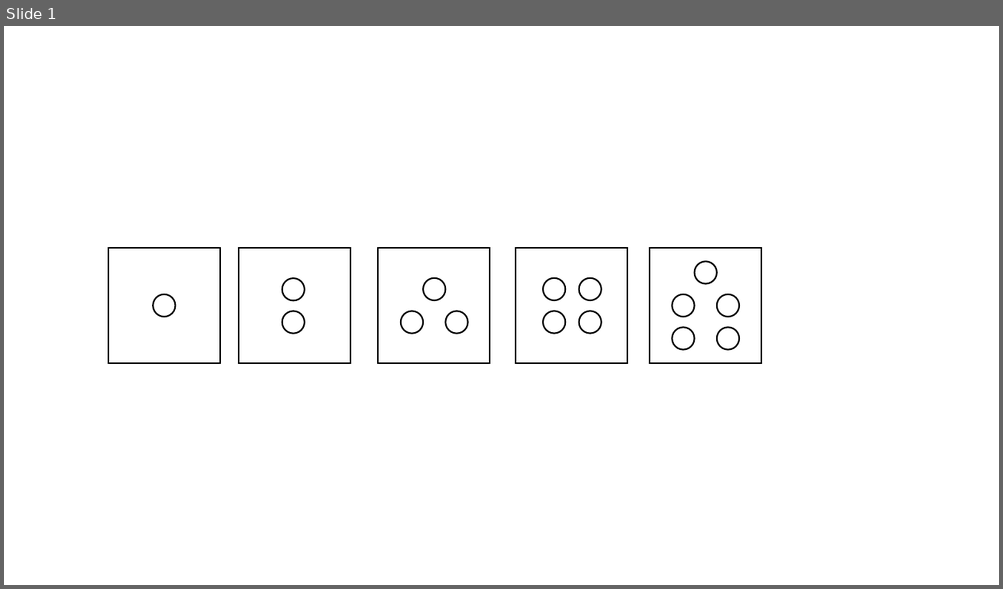
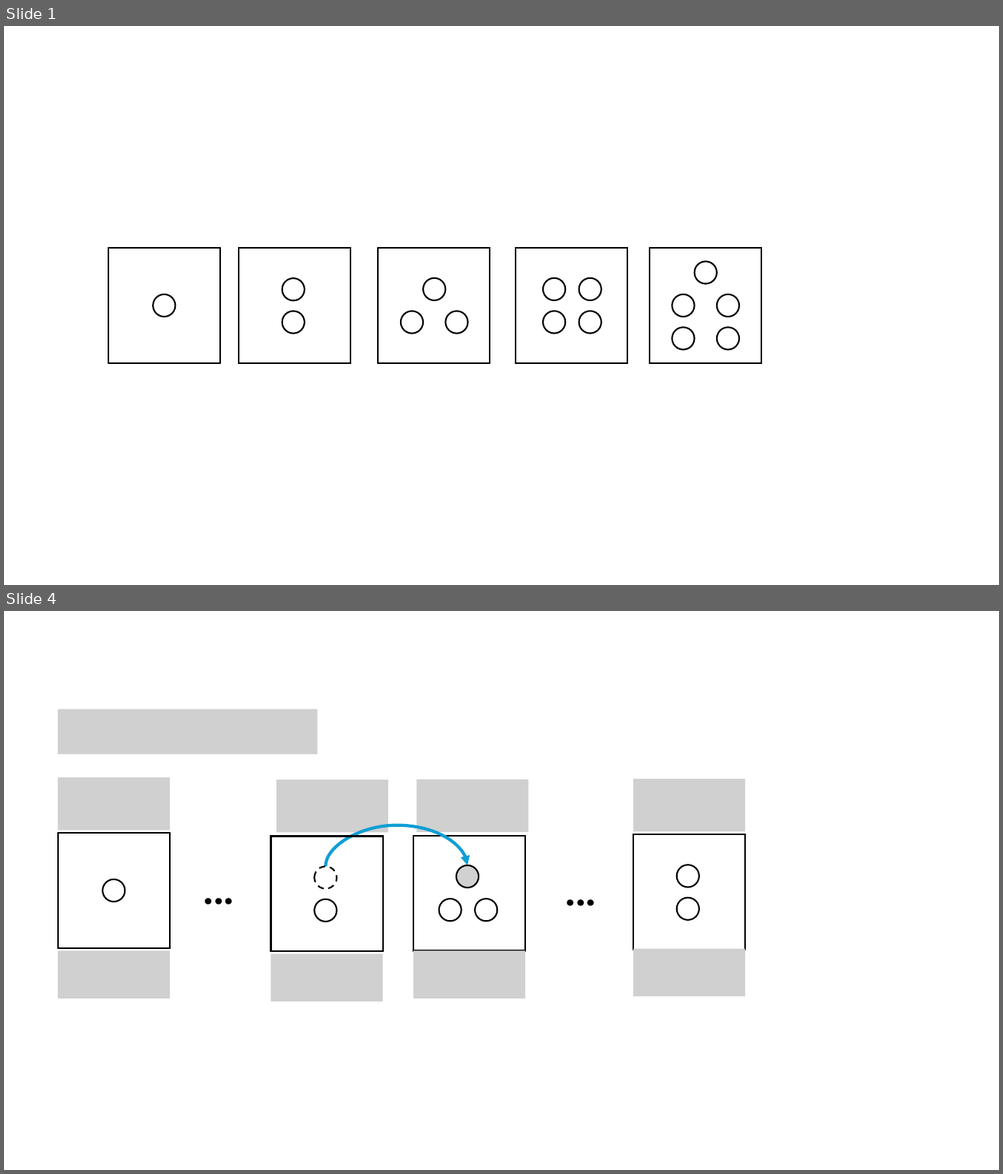
Before and after one commit to lorae/household-size, a slide deck: images-for-proof.pptx. Shown one above the other, each under a label of ours: slide 1 before the commit, slides 1 and 4 after it; the slides between them are not shown. The pictures are 1003x589 and 1003x1174 pixels, drawn with LibreOffice and Linux fonts; fonts in the diff are those of the drawing; grey boxes stand for pictures. Boxes give left, top, right and bottom in pixels: in the first picture for what was removed or moved away, otherwise in the second. Text is boxed around its words. In the diff, an @@ line names an element or a change of style, - is before the commit and + after.

```diff
--- a/images-for-proof.pptx
+++ b/images-for-proof.pptx
@@ slide 4 added at (4,611,999,1170), background #FFFFFF @@
@@ picture added at (58,709,317,755) @@
@@ picture added at (58,777,170,830) @@
@@ picture added at (276,780,388,832) @@
@@ picture added at (417,780,529,832) @@
@@ picture added at (633,779,745,832) @@
@@ curved arrow added from (326, 867) to (467, 866), #0F9ED5 3 pt @@
@@ rectangle added at (58,833,170,948), outline #000000 1.5 pt @@
@@ text added at (181,845,256,920), 54 pt, text #000000 @@
+…
@@ rectangle added at (271,836,383,951), outline #000000 1.5 pt @@
@@ rectangle added at (413,836,525,951), outline #000000 1.5 pt @@
@@ text added at (543,846,618,921), 54 pt, text #000000 @@
+…
@@ rectangle added at (633,834,745,950), outline #000000 1.5 pt @@
@@ ellipse added at (314,867,337,889), outline #000000 1.5 pt dashed @@
@@ ellipse added at (456,866,478,888), fill #D1D1D1, outline #000000 1.5 pt @@
@@ ellipse added at (676,866,699,888), outline #000000 1.5 pt @@
@@ ellipse added at (102,880,125,902), outline #000000 1.5 pt @@
@@ ellipse added at (439,899,461,921), outline #000000 1.5 pt @@
@@ ellipse added at (475,899,497,921), outline #000000 1.5 pt @@
@@ ellipse added at (676,898,699,920), outline #000000 1.5 pt @@
@@ ellipse added at (314,900,337,922), outline #000000 1.5 pt @@
@@ picture added at (58,951,170,999) @@
@@ picture added at (271,954,383,1002) @@
@@ picture added at (413,951,525,999) @@
@@ picture added at (633,949,745,997) @@
```
Also in this commit, not shown: 1 slide changed, 4 other slides added, 1 slide removed, 6 other files.
